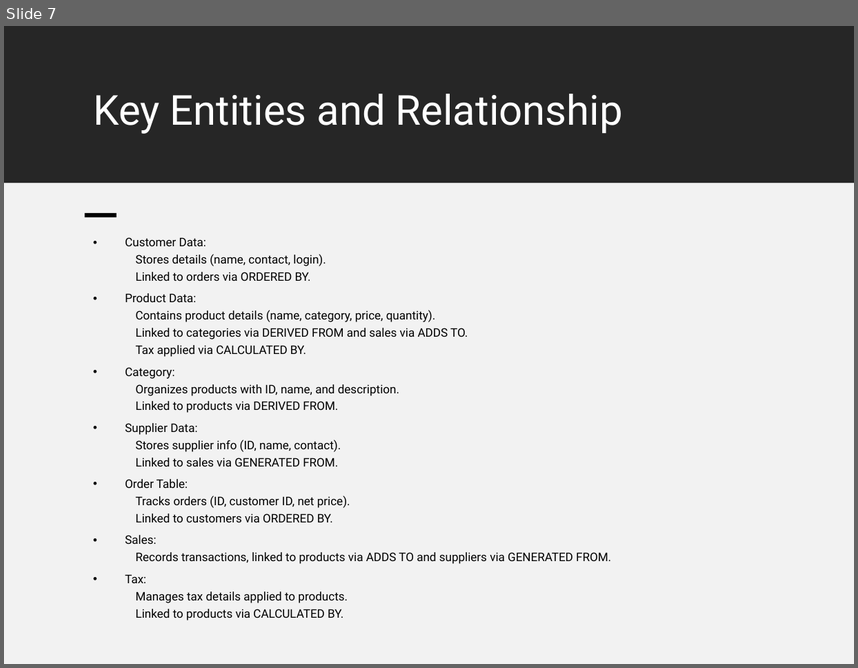
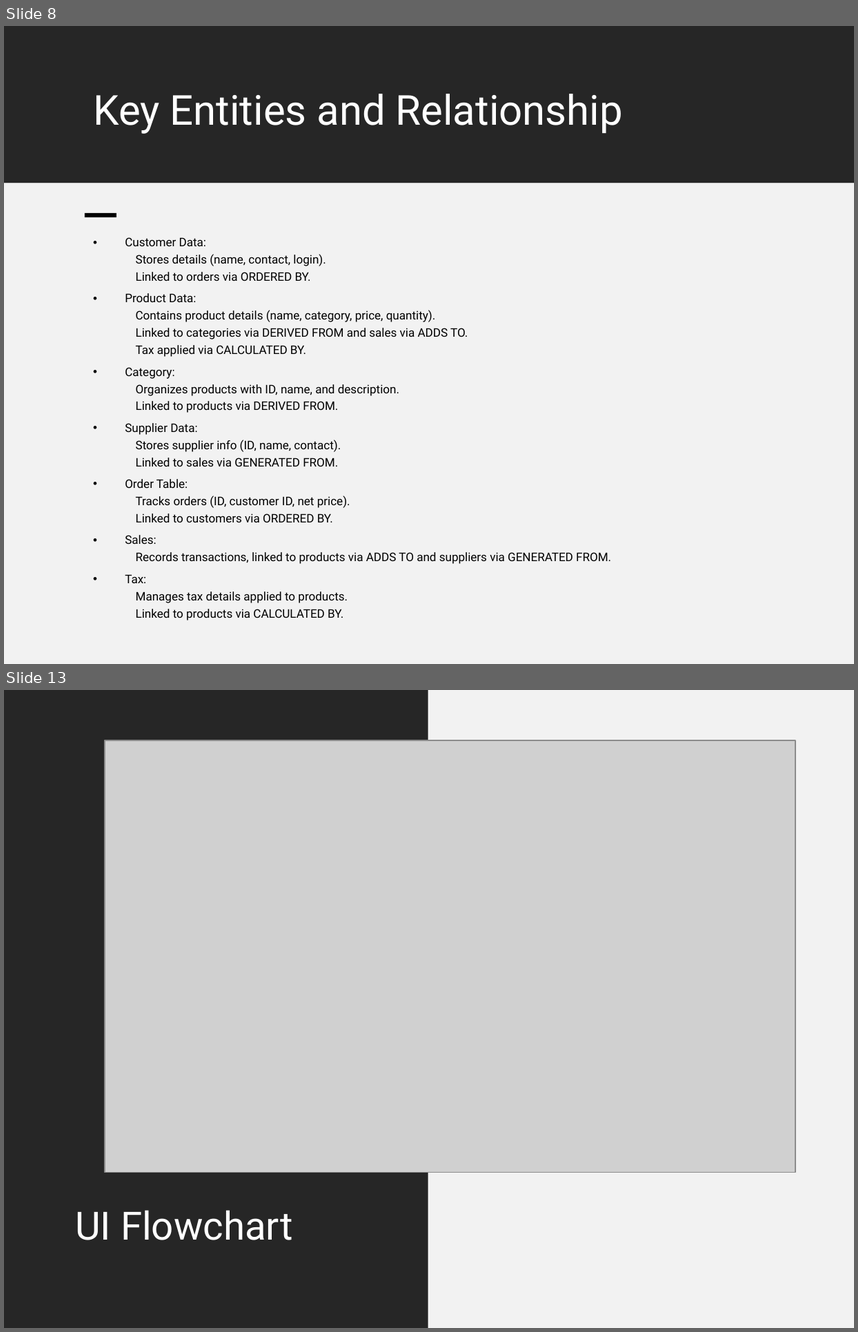
Before and after one commit to justvarma/Inventory_managment, a slide deck: Resources/dbms_presentation.pptx. Shown one above the other, each under a label of ours: slide 7 before the commit, slides 8 and 13 after it; the slides between them are not shown. The pictures are 858x668 and 858x1332 pixels, drawn with LibreOffice and Linux fonts; fonts in the diff are those of the drawing; grey boxes stand for pictures. Boxes give left, top, right and bottom in pixels: in the first picture for what was removed or moved away, otherwise in the second. Text is boxed around its words. In the diff, an @@ line names an element or a change of style, - is before the commit and + after.

```diff
--- a/Resources/dbms_presentation.pptx
+++ b/Resources/dbms_presentation.pptx
@@ slide 13 added at (4, 690, 854, 1328), background #FFFFFF @@
@@ rectangle added at (4, 690, 428, 1328), fill #262626 @@
@@ rectangle added at (429, 690, 854, 1328), fill #F2F2F2 @@
@@ picture added at (104, 740, 795, 1172) @@
@@ title added at (75, 1210, 293, 1240), 33 pt, text #FFFFFF @@
+UI Flowchart
@@ what was slide 7 is now slide 8 @@
```
Also in this commit, not shown: 2 slides changed, 17 other slides added, 1 slide removed, 1 other file.
